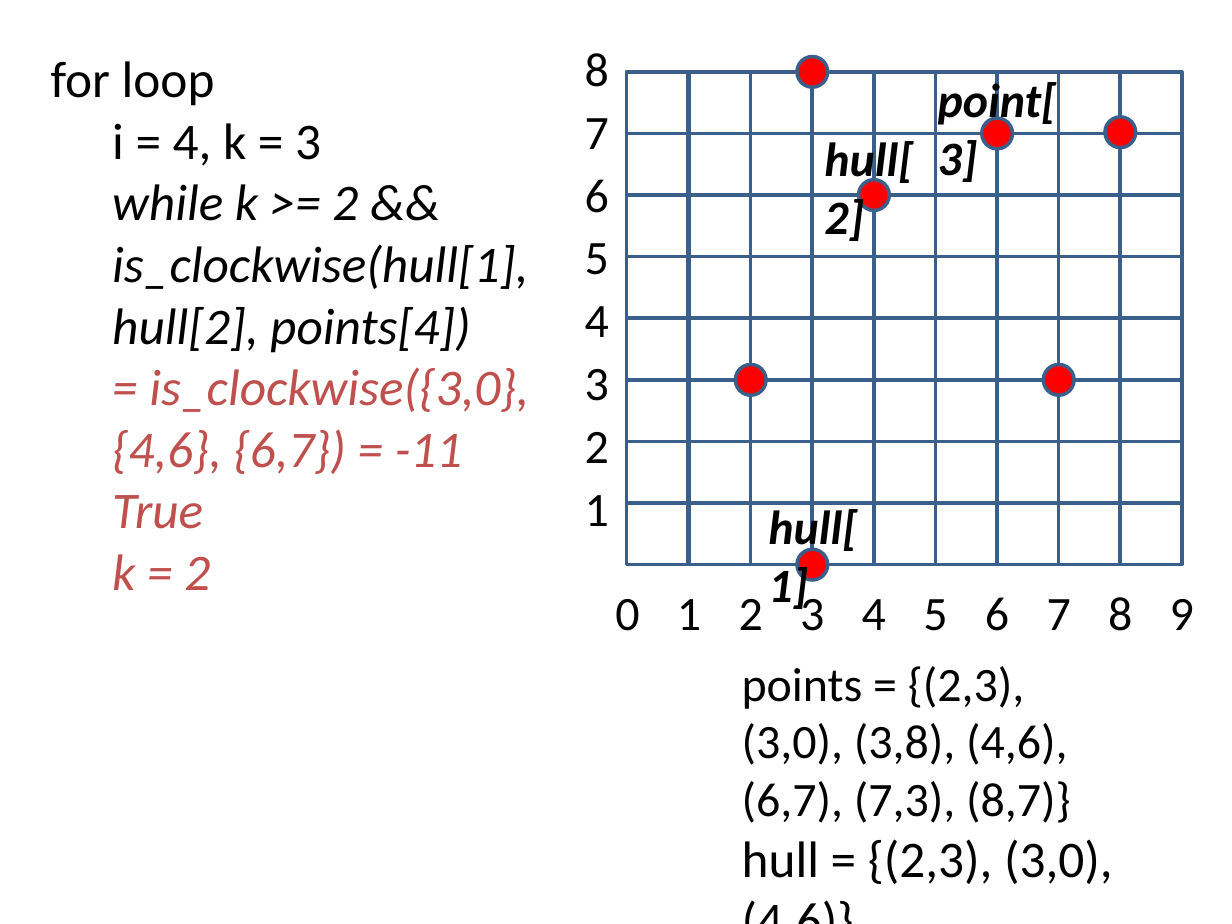
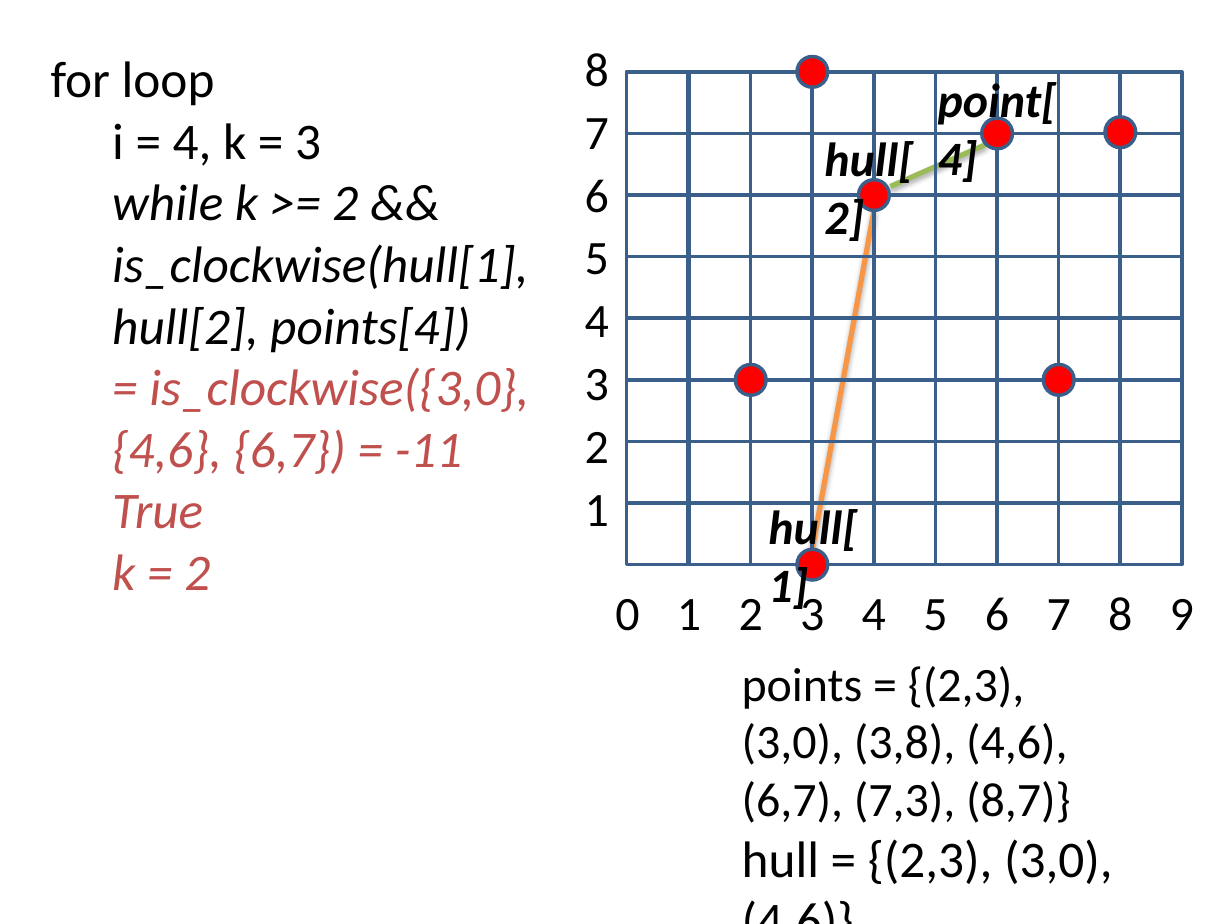
Before and after one commit to arsura/Algorithm, a slide deck: slide 8 of Source Code/Convex Hull/Convex Hull.pptx (slide 7 before the commit). Drawn at 1232x924 pixels with LibreOffice and Linux fonts; fonts in the diff are those of the drawing. Boxes give left, top, right and bottom in pixels: in the first picture for what was removed or moved away, otherwise in the second. Text is boxed around its words. In the diff, an @@ line names an element or a change of style, - is before the commit and + after.

```diff
--- a/Source Code/Convex Hull/Convex Hull.pptx
+++ b/Source Code/Convex Hull/Convex Hull.pptx
@@ text at <box>938,77,1057,182</box>: text changed @@
-point[3]
+point[4]
@@ line added from (987, 144) to (891, 186), #9BBB59 3 pt @@
@@ line added from (812, 549) to (873, 211), #F79646 3 pt @@
```
Also in this commit, not shown: 4 other slides changed, 5 slides added, 3 other files.
